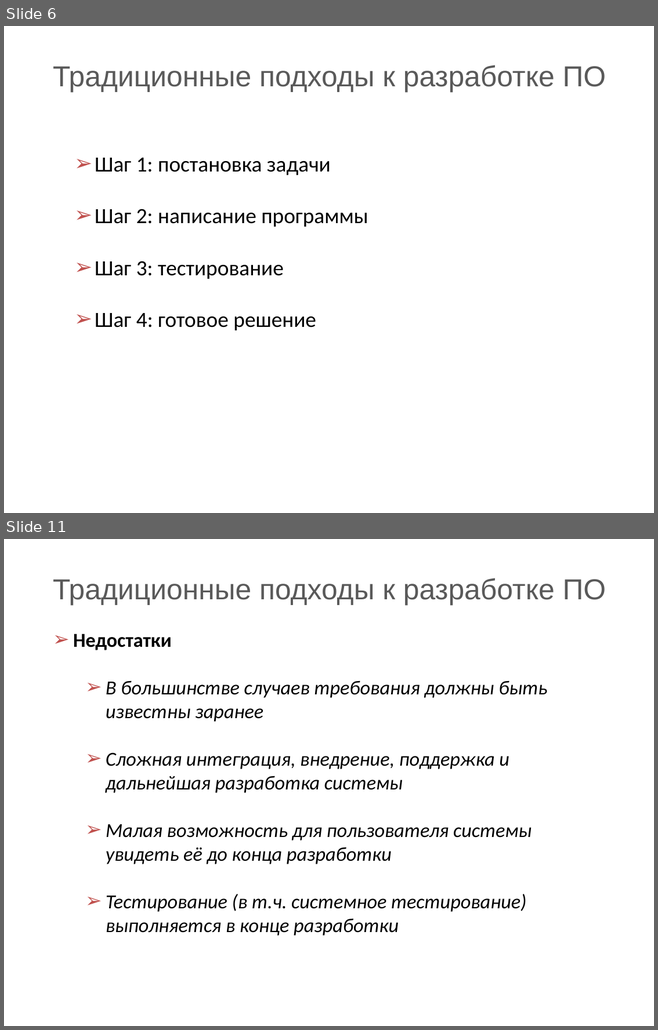
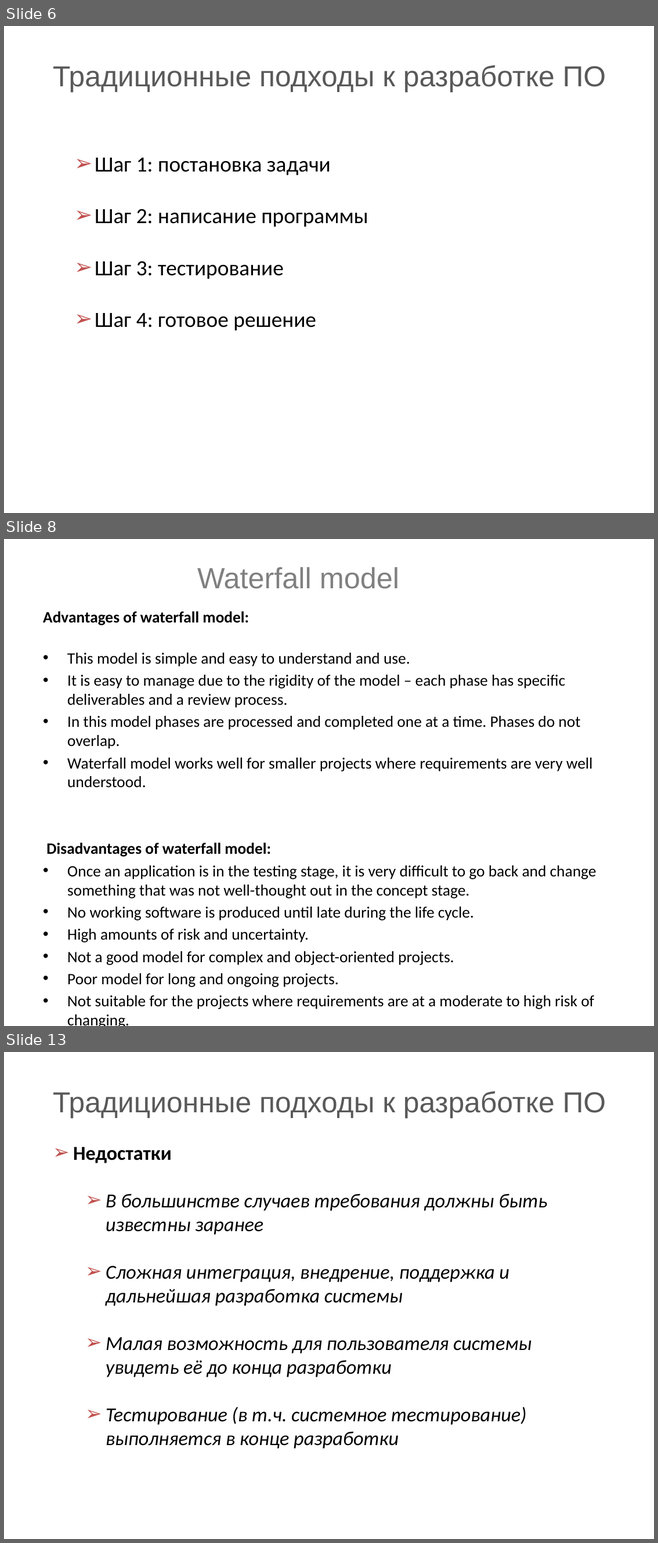
Before and after one commit to BigRacer/swtesting, a slide deck: 6.SDLC/SDLC models.pptx. Shown one above the other, each under a label of ours: slides 6 and 11 before the commit, slides 6, 8 and 13 after it; the slides between them are not shown. The pictures are 658x1030 and 658x1543 pixels, drawn with LibreOffice and Linux fonts; fonts in the diff are those of the drawing; background and template pictures are left out. Boxes give left, top, right and bottom in pixels: in the first picture for what was removed or moved away, otherwise in the second. Text is boxed around its words. In the diff, an @@ line names an element or a change of style, - is before the commit and + after.

Commit message:
Refactoring of SDLC models.pptx

```diff
--- a/6.SDLC/SDLC models.pptx
+++ b/6.SDLC/SDLC models.pptx
@@ slide 8 added at bbox=[4, 539, 654, 1026], background picture (left out) @@
@@ title added at bbox=[197, 567, 399, 589], 32.4 pt, text #808080 @@
+Waterfall model
@@ text added at bbox=[43, 611, 596, 1026], 17.6 pt, text #000000 @@
+Advantages of waterfall model:
+• This model is simple and easy to understand and use.
+• It is easy to manage due to the rigidity of the model – each phase has specific deliverables and a review process.
+• In this model phases are processed and completed one at a time. Phases do not overlap.
+• Waterfall model works well for smaller projects where requirements are very well understood.
+Disadvantages of waterfall model:
+• Once an application is in the testing stage, it is very difficult to go back and change something that was not well-thought out in the concept stage.
+• No working software is produced until late during the life cycle.
+• High amounts of risk and uncertainty.
+• Not a good model for complex and object-oriented projects.
+• Poor model for long and ongoing projects.
+• Not suitable for the projects where requirements are at a moderate to high risk of changing.
@@ what was slide 11 is now slide 13 @@
```
Also in this commit, not shown: 6 slides changed, 3 other slides added, 2 slides removed.
